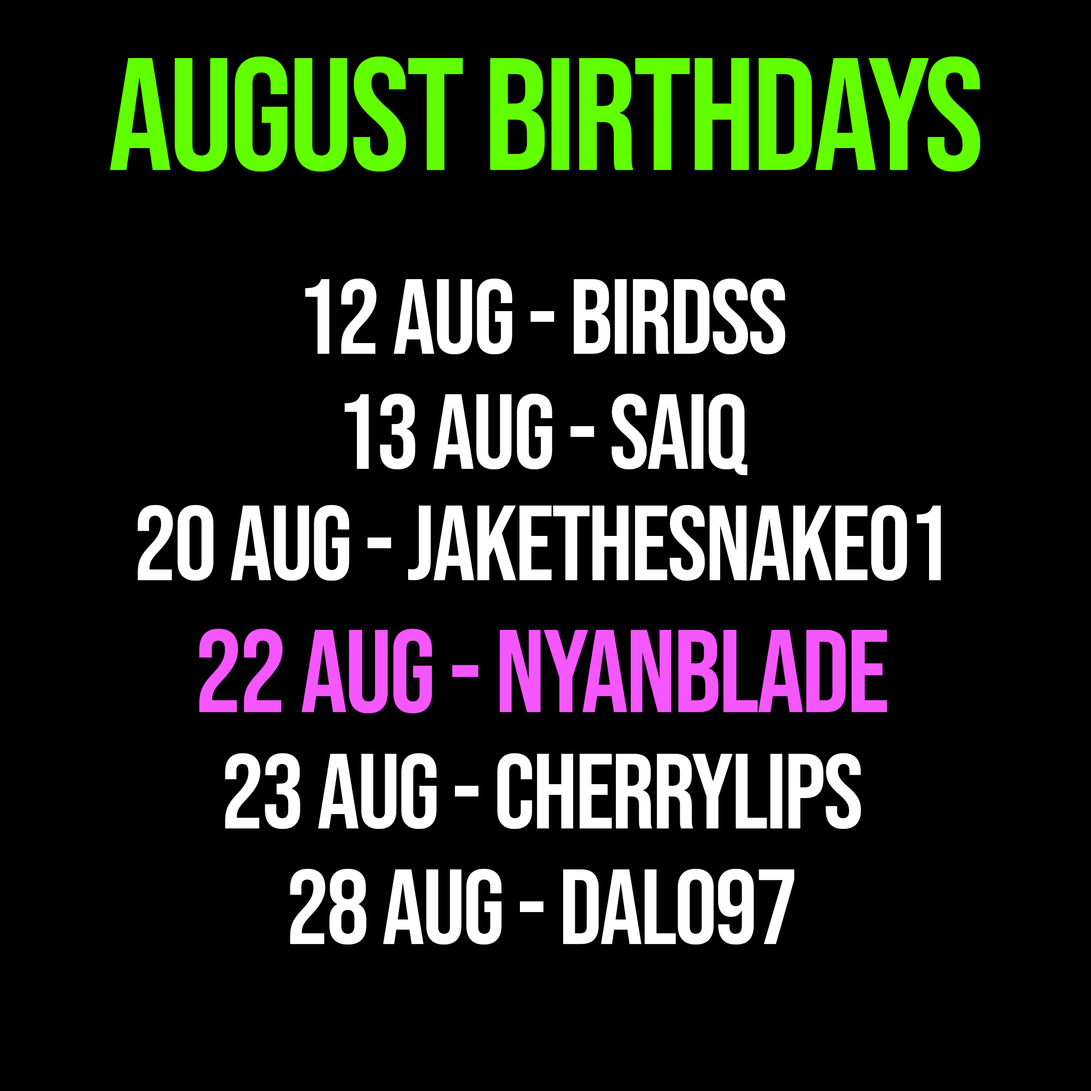
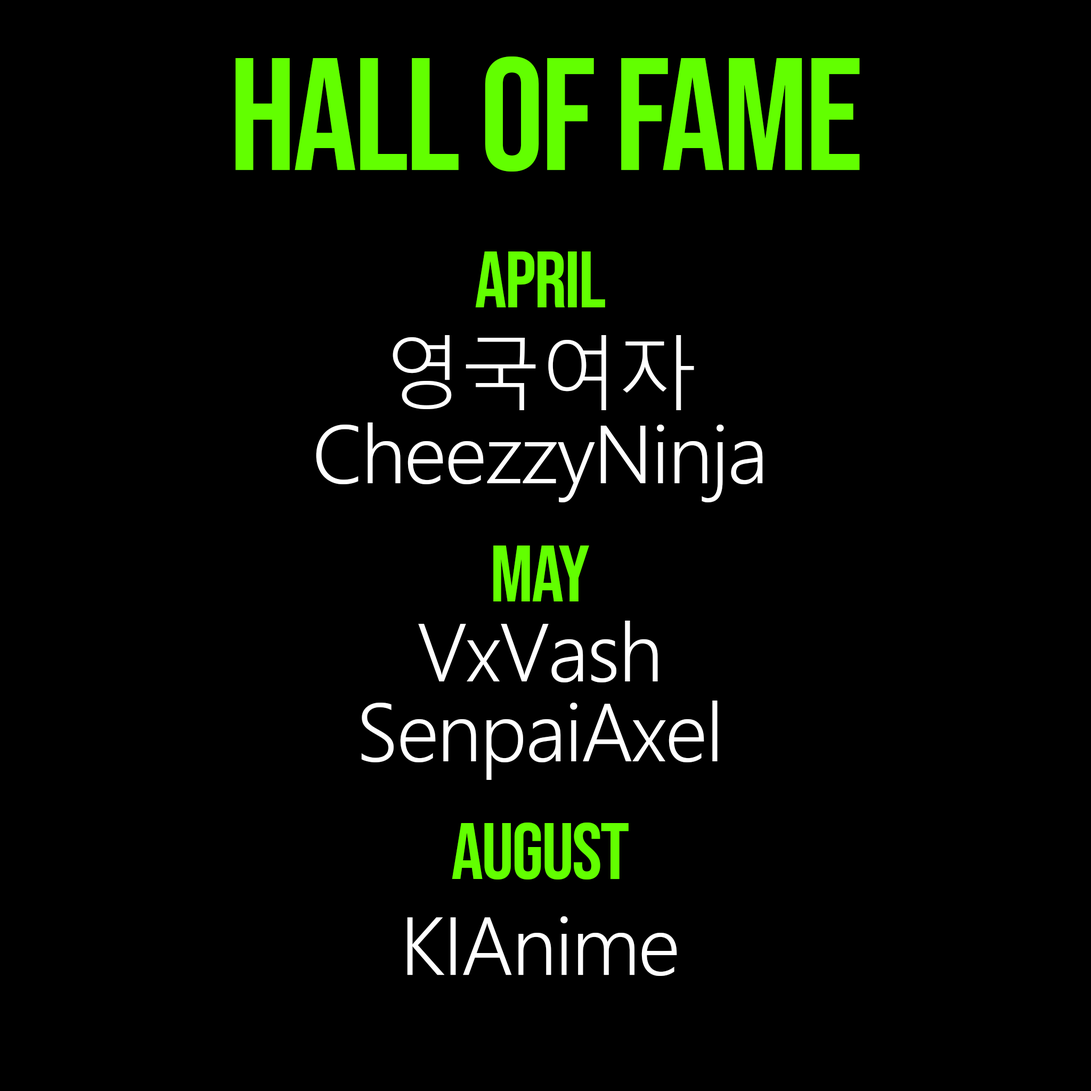
Comparing the layer stacks of the two w=1091, h=1091 images. Changes:
hid "22 AUG - nyanblade" over [199, 628, 888, 714]
hid "28 AUG - DALO97" over [289, 869, 795, 945]
hid "23 AUG - CHERRYLIPS" over [224, 753, 862, 830]
hid "20 AUG - jakethesnake01" over [137, 505, 942, 581]
hid "13 AUG - SAIQ" over [344, 393, 748, 476]
hid "12 AUG - birdss" over [305, 278, 786, 355]
renamed "maY VxVash SenpaiAxel" to "MAY VxVash SenpaiAxel", showed it, painted on it over [302, 545, 778, 977]
added layer "august KIAnime" above "april 영국여자 CheezzyNinja" over [407, 822, 678, 977]
showed "april 영국여자 CheezzyNinja", painted on it over [241, 251, 838, 594]
renamed "august birthdays" to "HALL OF FAME", painted on it over [109, 56, 981, 172]
